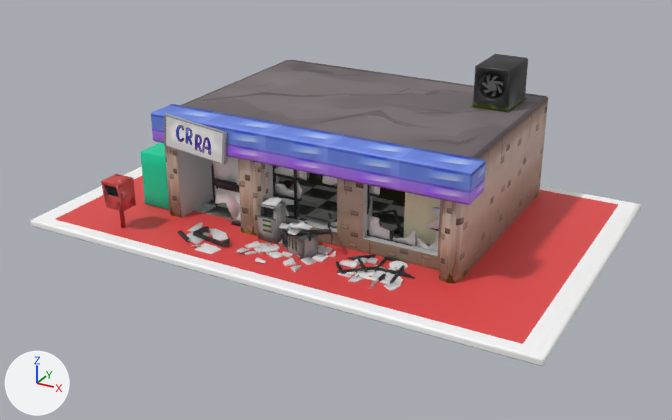
Before and after pictures for a commit that changed the FBX model Assets/FBX/Buldings/Store_Final.fbx.
Camera for both pictures: a 50 mm camera at (13.72, -24.73, 12.4) aimed at (0.55, -0.78, 0.42). The axes (+X, +Y, +Z) are drawn at lower left. The lights are the same throughout. Where no turn or scale is listed for an object, it has been applied to the vertices. Vertices at the same position are counted once.

The first picture shows 'Cube.013', 'Cube.015', 'Cube.023_cell.004', 'Cube.026_cell', 'Cube.026_cell.007', 'Exaust', 'Floor', 'Frame_cell.004', 'Frot_wall', 'Light_Purple_Blue', 'Name_Sign', 'Plane.001'.
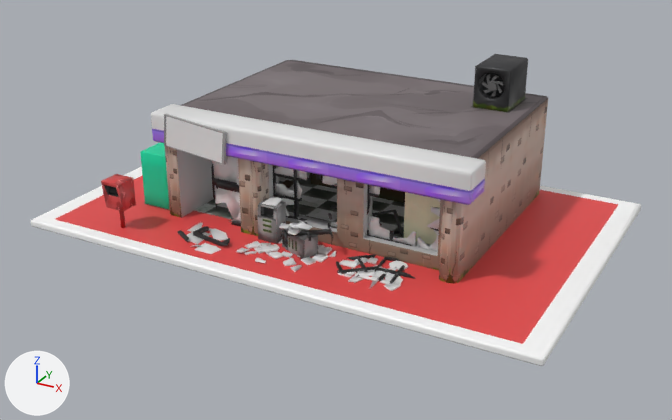
Where the change shows, as pixel boxes (x1, y1, x2, y2) in the pictures (672 x 420 px):
```json
{"part": 1, "of": "me_cube_007", "change": "recoloured", "before": [166, 116, 223, 163], "after": [166, 116, 223, 163]}
{"part": 2, "of": "me_cube_006", "change": "recoloured", "before": [151, 104, 486, 191], "after": [151, 104, 486, 191], "on screen": "blue to white"}
```

Scene script edits in JSON lines:
```json
{"block": "me_cube_006", "where": "me_cube_006.from_pydata(...)  # 230 vertices, 232 faces; spans x -4.77..5.9, y -3.15..-2.05, z 2.57..3.52"}
{"block": "me_cube_006", "where": "# used by ob_light_purple_blue; location = (0.0, 0.0, 0.0)"}
{"block": "me_cube_006", "change": "me_cube_006 part 2: all 116 faces centred in x -4.77..5.9, y -3.15..-2.05, z 3.06..3.52 switch from mat_store_color (picture img_konbinitudo_png) to mat_door_glass (white #e7e7e7)"}
{"block": "me_cube_007", "where": "me_cube_007.from_pydata(...)  # 214 vertices, 216 faces; spans x -4.23..-1.85, y -3.25..-3.15, z 2.32..3.59"}
{"block": "me_cube_007", "where": "# used by ob_name_sign; location = (0.0, 0.0, 0.0)"}
{"block": "me_cube_007", "change": "me_cube_007 part 1: all 16 faces centred in x -3.86..-2.22, y -3.25, z 2.52..3.4 switch from mat_store_color (picture img_konbinitudo_png) to mat_door_glass (white #e7e7e7)"}
```
